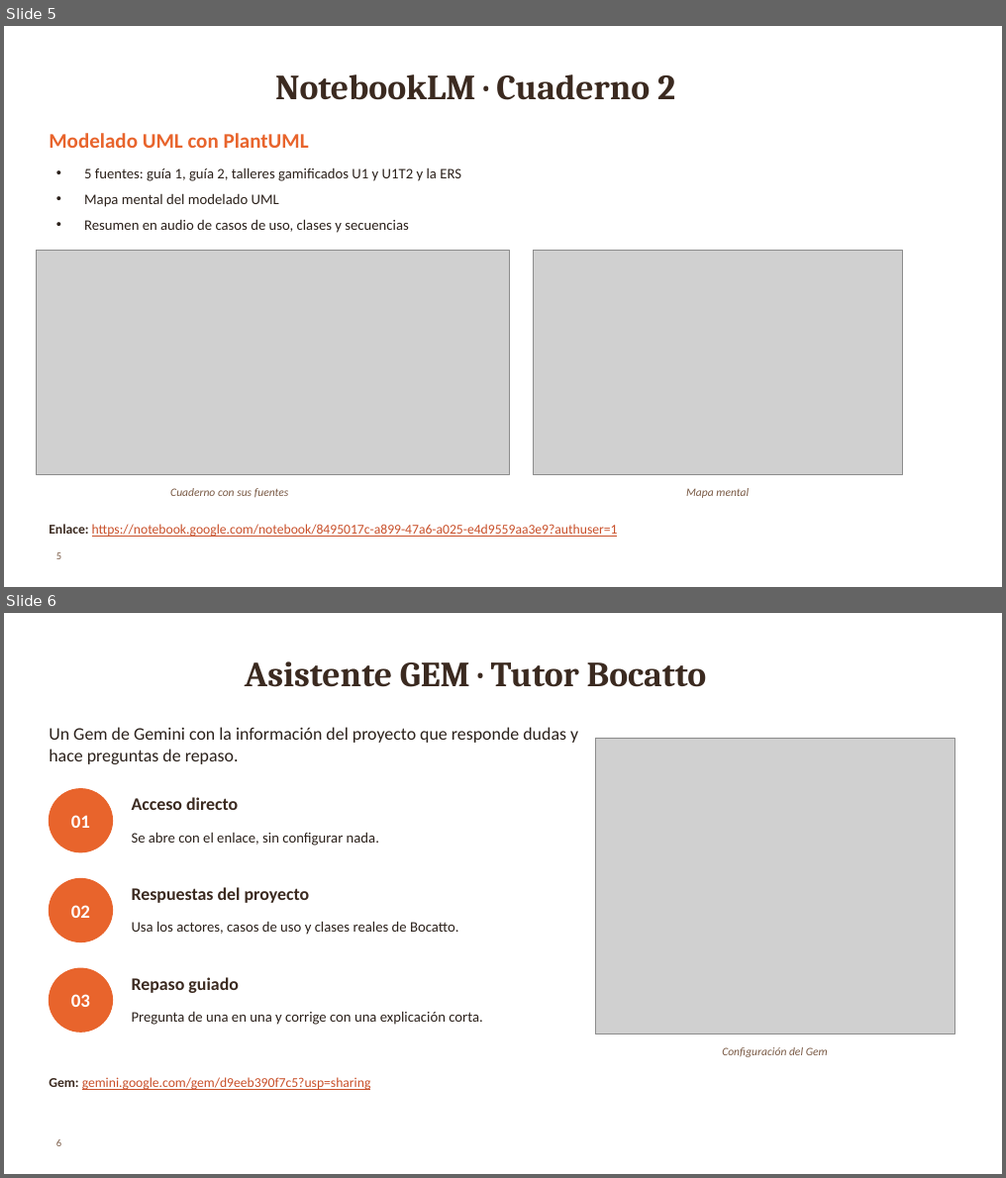
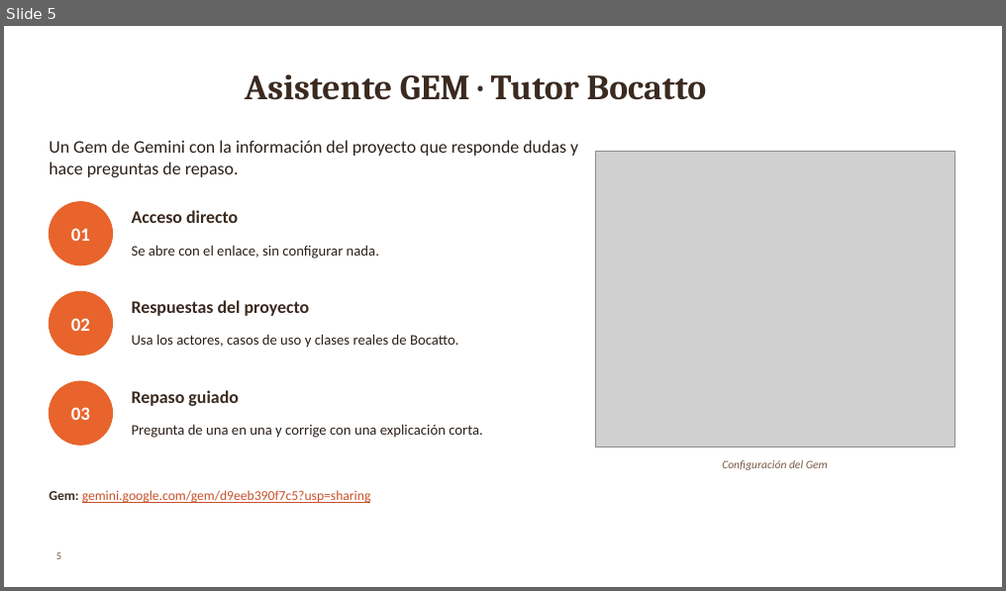
Before and after one commit to Ricardo-lainez/RicardoLainez36838_G5_ADSW, a slide deck: Informe final/Presentacion_PARA_Bocatto_G5.pptx. Shown one above the other, each under a label of ours: slides 5 and 6 before the commit, slide 5 after it. The pictures are 1006x1178 and 1006x591 pixels, drawn with LibreOffice and Linux fonts; fonts in the diff are those of the drawing; grey boxes stand for pictures; background and template pictures are left out. Boxes give left, top, right and bottom in pixels: in the first picture for what was removed or moved away, otherwise in the second. Text is boxed around its words. In the diff, an @@ line names an element or a change of style, - is before the commit and + after.

```diff
--- a/Informe final/Presentacion_PARA_Bocatto_G5.pptx
+++ b/Informe final/Presentacion_PARA_Bocatto_G5.pptx
@@ slide 5 removed at box(4, 26, 1002, 587), background #FFFFFF @@
@@ title removed at box(275, 75, 675, 100) @@
-NotebookLM · Cuaderno 2
@@ text removed at box(49, 133, 309, 148) @@
-Modelado UML con PlantUML
@@ text removed at box(84, 168, 461, 233) @@
-• 5 fuentes: guía 1, guía 2, talleres gamificados U1 y U1T2 y la ERS
-• Mapa mental del modelado UML
-• Resumen en audio de casos de uso, clases y secuencias
@@ picture removed at box(37, 251, 509, 475) @@
@@ picture removed at box(534, 251, 902, 475) @@
@@ text removed at box(170, 488, 289, 498) @@
-Cuaderno con sus fuentes
@@ text removed at box(686, 488, 748, 498) @@
-Mapa mental
@@ text removed at box(49, 524, 618, 537) @@
-Enlace: https://notebook.google.com/notebook/8495017c-a899-47a6-a025-e4d9559aa3e9?authuser=1
@@ page number removed at box(56, 553, 61, 560) @@
-5
@@ what was slide 6 is now slide 5 @@
```
Also in this commit, not shown: 4 slides changed, 14 other files.
